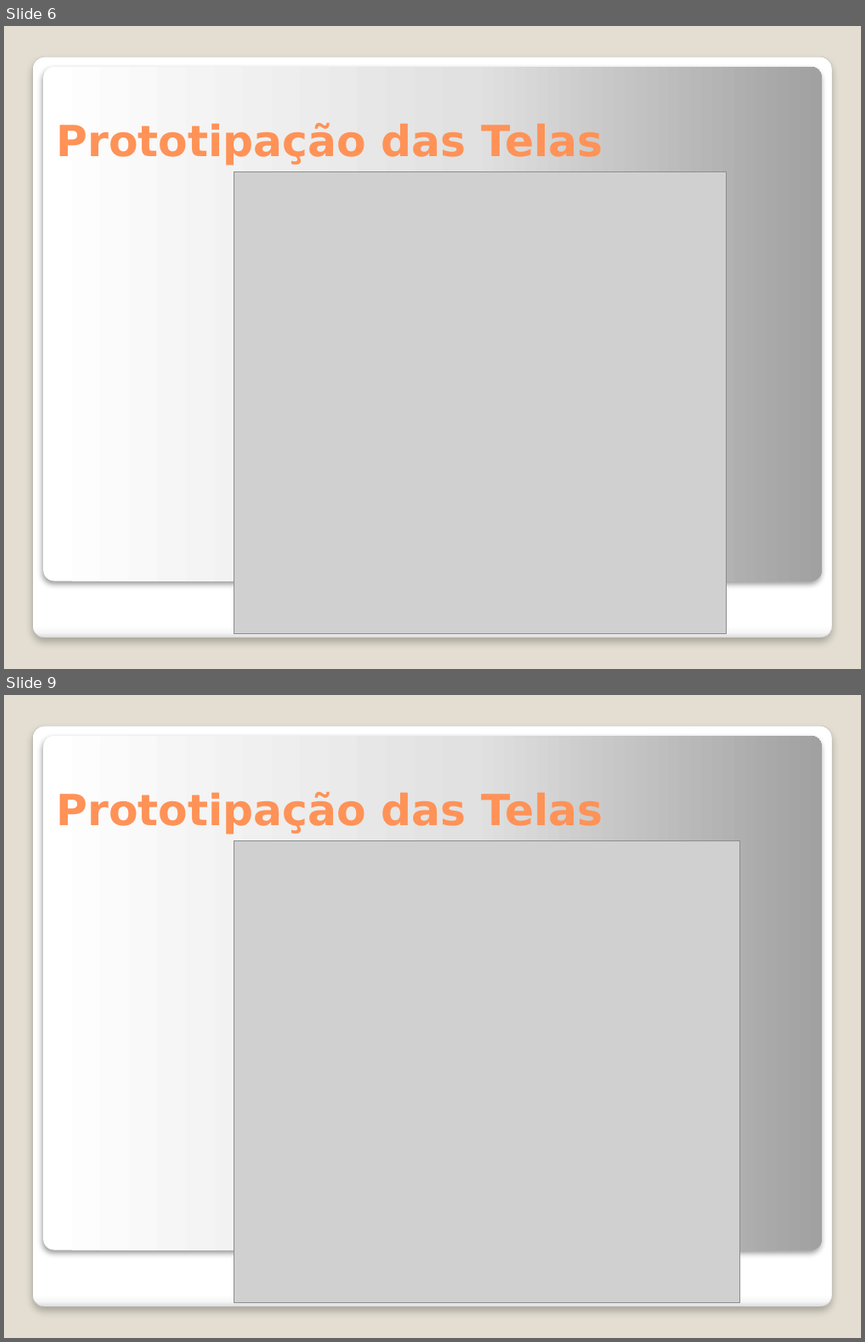
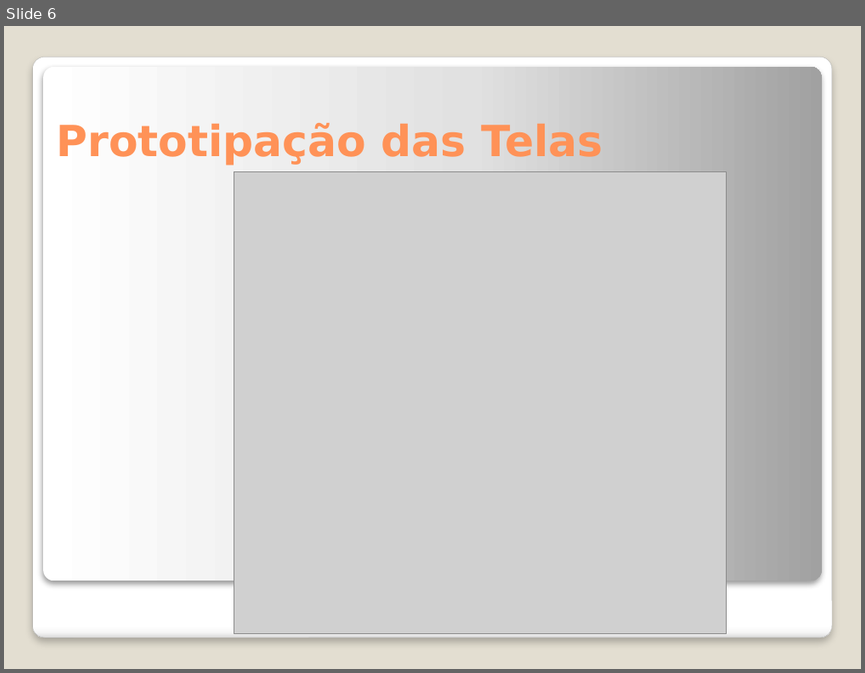
Before and after one commit to ProjetoAC/ControleEmbalagens, a slide deck: apresentacao/ControleEmbalagens.pptx. Shown one above the other, each under a label of ours: slides 6 and 9 before the commit, slide 6 after it; the slides between them are not shown. The pictures are 865x1342 and 865x673 pixels, drawn with LibreOffice and Linux fonts; fonts in the diff are those of the drawing; grey boxes stand for pictures. Boxes give left, top, right and bottom in pixels: in the first picture for what was removed or moved away, otherwise in the second. Text is boxed around its words. In the diff, an @@ line names an element or a change of style, - is before the commit and + after.

```diff
--- a/apresentacao/ControleEmbalagens.pptx
+++ b/apresentacao/ControleEmbalagens.pptx
@@ slide 9 removed at <box>4,695,861,1338</box>, background #E3DED1; not listed: 2 template elements that a slide beside it also shows @@
@@ text removed at <box>56,792,602,834</box> @@
-Prototipação das Telas
@@ picture removed at <box>234,840,740,1302</box> @@
```
Also in this commit, not shown: 3 slides changed, 11 other slides removed, 53 other files.
